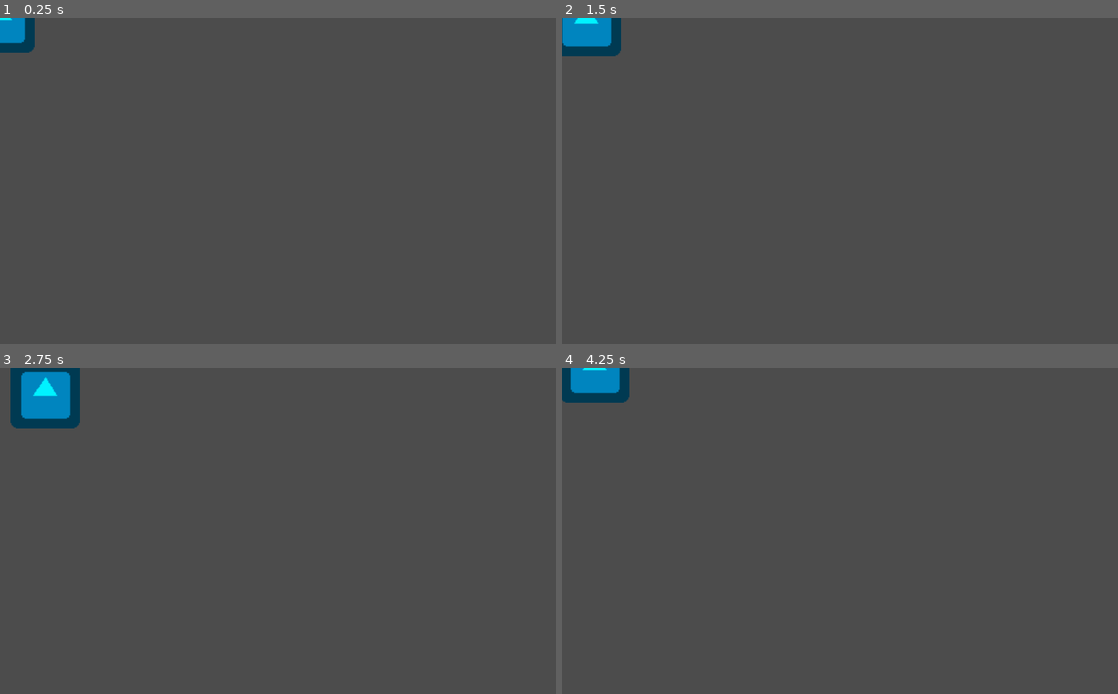
Above: before the commit, frames 1-4 (two rows, left to right).
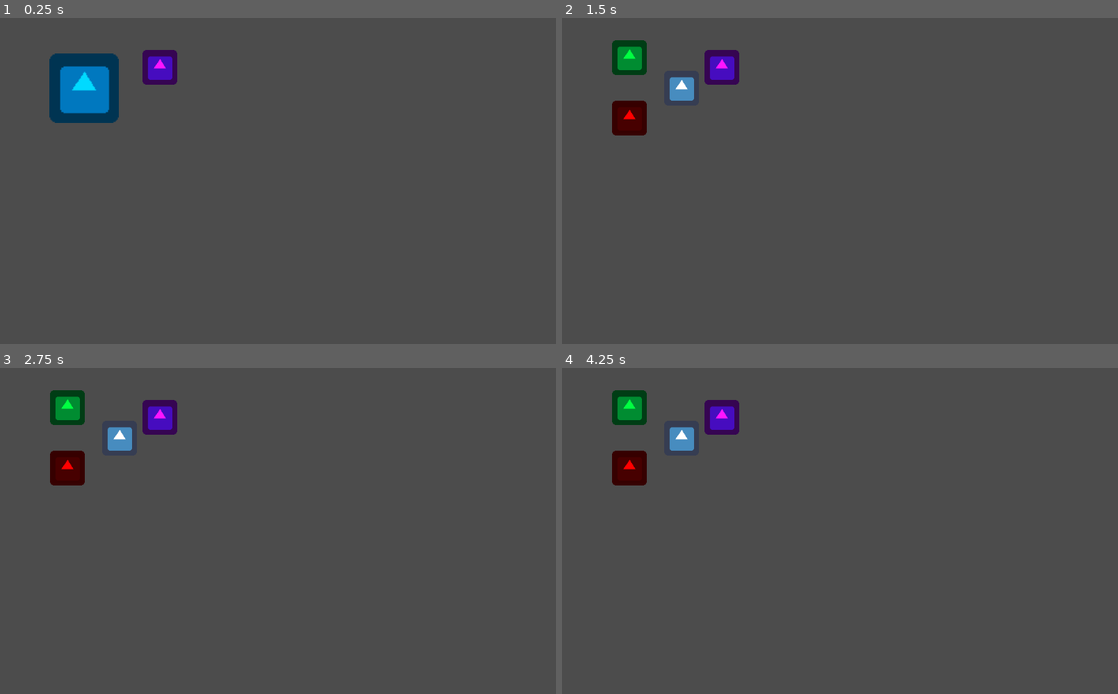
Above: after the commit, the same moments.

Repository: Phischermen/GMTK-JAM-2021
Game: Godot game, scene res://CerbusTest.tscn
The game is run twice, just before and just after one commit, with the same random seed, the same clock (stepped at 60 frames per second) and the same inputs. The engine's default icon, where the game draws it, is replaced by a stand-in: a white triangle on a blue panel in a dark square.
Inputs:
- Up to frame 1 (0.25 s): no input
- Up to frame 2 (1.5 s): tap Enter at 0.5 s; hold D (move_right) 0.53-1.28 s; hold Space (join_together_or_break_apart) 0.53-1.28 s; hold S (move_down) from 1.28 s (still down); tap Space (join_together_or_break_apart) at 1.35 s
- Up to frame 3 (2.75 s): release S (move_down) at 2.03 s; hold D (move_right) from 2.03 s (still down); hold Space (join_together_or_break_apart) from 2.03 s (still down)
- Up to frame 4 (4.25 s): release D (move_right) at 2.78 s; release Space (join_together_or_break_apart) at 2.78 s; hold W (move_up) 2.78-3.53 s; tap Space (join_together_or_break_apart) at 2.85 s; hold A (move_left) from 3.53 s (still down); hold Space (join_together_or_break_apart) from 3.53 s (still down)

The runs differ from the first frame. In frame 1, 4.0% of the frame differs, in the area x 0-32%, y 0-33%; in frame 2, 3.5%; in frame 3, 4.0%, in the area x 1-32%, y 0-37%; in frame 4, 3.5%.

Commit message:
Cerberus can now split and join.

Diff:
--- a/SYNTHA-6/Actors/Cerberus.tscn
+++ /dev/null
@@ -1,18 +0,0 @@
-[gd_scene load_steps=4 format=2]
-
-[ext_resource path="res://icon.png" type="Texture" id=1]
-[ext_resource path="res://controllable_actor.gd" type="Script" id=2]
-
-[sub_resource type="CircleShape2D" id=1]
-radius = 64.0346
-
-[node name="Cerberus" type="KinematicBody2D"]
-script = ExtResource( 2 )
-
-[node name="Sprite" type="Sprite" parent="."]
-modulate = Color( 0, 0.94902, 1, 1 )
-scale = Vector2( 2, 2 )
-texture = ExtResource( 1 )
-
-[node name="CollisionShape2D" type="CollisionShape2D" parent="."]
-shape = SubResource( 1 )
--- /dev/null
+++ b/SYNTHA-6/Actors/CerberusManager.tscn
@@ -0,0 +1,35 @@
+[gd_scene load_steps=3 format=2]
+
+[ext_resource path="res://Actors/cerberus_manager.gd" type="Script" id=3]
+[ext_resource path="res://Actors/SoloCerberus.tscn" type="PackedScene" id=4]
+
+[node name="CerberusManager" type="Node2D"]
+script = ExtResource( 3 )
+cerberus_join_distance = 70
+dog_distance_from_split_origin = 64
+
+[node name="Jack" parent="." instance=ExtResource( 4 )]
+position = Vector2( -37.0659, -22.5925 )
+action_to_enable_control = "jack_enable"
+max_speed = 640.0
+acceleration = 10.0
+
+[node name="Kahuna" parent="." instance=ExtResource( 4 )]
+modulate = Color( 1, 0, 0, 1 )
+position = Vector2( -4.60295, 31.77 )
+action_to_enable_control = "kahuna_enable"
+max_speed = 640.0
+acceleration = 10.0
+
+[node name="Laguna" parent="." instance=ExtResource( 4 )]
+modulate = Color( 0, 1, 0.254902, 1 )
+position = Vector2( 32.466, -22.2196 )
+action_to_enable_control = "laguna_enable"
+max_speed = 640.0
+acceleration = 10.0
+
+[node name="Cerberus" parent="." instance=ExtResource( 4 )]
+modulate = Color( 0, 0.854902, 1, 1 )
+scale = Vector2( 2, 2 )
+needs_action_to_enable_control = false
+max_speed = 640.0
--- a/SYNTHA-6/Actors/SoloCerberus.tscn
+++ b/SYNTHA-6/Actors/SoloCerberus.tscn
@@ -1,13 +1,16 @@
 [gd_scene load_steps=4 format=2]
 
 [ext_resource path="res://icon.png" type="Texture" id=1]
-[ext_resource path="res://controllable_actor.gd" type="Script" id=2]
+[ext_resource path="res://Actors/controllable_actor.gd" type="Script" id=2]
 
 [sub_resource type="CircleShape2D" id=1]
 radius = 30.9951
 
 [node name="Jack" type="KinematicBody2D"]
+collision_layer = 2
+collision_mask = 5
 script = ExtResource( 2 )
+max_converge_speed = 680.0
 
 [node name="Sprite" type="Sprite" parent="."]
 texture = ExtResource( 1 )
--- /dev/null
+++ b/SYNTHA-6/Actors/cerberus_manager.gd
@@ -0,0 +1,76 @@
+extends Node2D
+
+onready var jack = $Jack
+onready var kahuna = $Kahuna
+onready var laguna = $Laguna
+onready var solo_cerberus = [jack, kahuna, laguna]
+
+onready var cerberus = $Cerberus
+
+var cerberus_joined = true
+var cerberus_has_joined_and_player_has_not_released_join_button = false
+
+export var cerberus_join_distance = 40
+export var dog_distance_from_split_origin = 50
+# Declare member variables here. Examples:
+# var a = 2
+# var b = "text"
+
+
+# Called when the node enters the scene tree for the first time.
+func _ready():
+	# Initialize joined
+	for c in solo_cerberus:
+		remove_child(c)
+	pass # Replace with function body.
+
+
+func _process(delta):
+	# Determine average_position
+	var target_conjoin_point = Vector2.ZERO
+	var one_cerbus_is_not_close_enough = false
+	if cerberus_joined == false:
+		target_conjoin_point = kahuna.global_position
+		for c in solo_cerberus:
+			if c.global_position.distance_to(target_conjoin_point) > cerberus_join_distance:
+				one_cerbus_is_not_close_enough = true
+				print(c.global_position.distance_to(target_conjoin_point))
+	if Input.is_action_pressed("join_together_or_break_apart") && cerberus_has_joined_and_player_has_not_released_join_button == false:
+		if cerberus_joined == false:
+			# Make cerberus converge at the average position between the dogs
+			for c in solo_cerberus:
+				if c.global_position.distance_to(target_conjoin_point) < 5.0:
+					continue
+				var target_velocity = c.max_converge_speed * (target_conjoin_point - c.global_position).normalized()
+				c.attraction_velocity = c.attraction_velocity.linear_interpolate(target_velocity, c.acceleration * delta)
+			if one_cerbus_is_not_close_enough == false:
+				join_cerberus(target_conjoin_point)
+		else:
+			split_cerberus(cerberus.position)
+	else:
+		for c in solo_cerberus:
+			c.attraction_velocity = c.attraction_velocity.linear_interpolate(Vector2.ZERO, c.acceleration * delta)
+	if Input.is_action_just_released("join_together_or_break_apart"):
+		cerberus_has_joined_and_player_has_not_released_join_button = false
+
+
+func join_cerberus(position):
+	for c in solo_cerberus:
+		remove_child(c)
+	add_child(cerberus)
+	cerberus.global_position = position
+	cerberus_joined = true
+	cerberus_has_joined_and_player_has_not_released_join_button = true
+
+
+func split_cerberus(position):
+	var angle = 0
+	for c in solo_cerberus:
+		add_child(c)
+		#set dog position
+		c.position = position + Vector2(dog_distance_from_split_origin * cos(angle), dog_distance_from_split_origin * sin(angle))
+		# add by 2pi/3
+		angle += 2.0944
+	remove_child(cerberus)
+	cerberus_joined = false
+	cerberus_has_joined_and_player_has_not_released_join_button = true
--- a/SYNTHA-6/controllable_actor.gd
+++ b/SYNTHA-6/Actors/controllable_actor.gd
@@ -24,7 +24,7 @@
 func _physics_process(delta):
 	var hinput =  Input.get_action_strength("move_right") - Input.get_action_strength("move_left")
 	var vinput = Input.get_action_strength("move_down") - Input.get_action_strength("move_up")
-	if Input.is_action_pressed(action_to_enable_control) || needs_action_to_enable_control == false:
+	if needs_action_to_enable_control == false || Input.is_action_pressed(action_to_enable_control):
 		# Control is enabled
 		hinput =  Input.get_action_strength("move_right") - Input.get_action_strength("move_left")
 		vinput = Input.get_action_strength("move_down") - Input.get_action_strength("move_up")
--- a/SYNTHA-6/CerbusTest.tscn
+++ b/SYNTHA-6/CerbusTest.tscn
@@ -1,31 +1,12 @@
-[gd_scene load_steps=4 format=2]
+[gd_scene load_steps=3 format=2]
 
-[ext_resource path="res://Actors/SoloCerberus.tscn" type="PackedScene" id=1]
-[ext_resource path="res://Actors/Cerberus.tscn" type="PackedScene" id=2]
-[ext_resource path="res://cerberus_controller.gd" type="Script" id=3]
+[ext_resource path="res://pushable_block.tscn" type="PackedScene" id=1]
+[ext_resource path="res://Actors/CerberusManager.tscn" type="PackedScene" id=2]
 
 [node name="Node2D" type="Node2D"]
-script = ExtResource( 3 )
 
-[node name="Jack" parent="." instance=ExtResource( 1 )]
-position = Vector2( 149.586, 52.6758 )
-action_to_enable_control = "jack_enable"
-max_speed = 640.0
-acceleration = 10.0
+[node name="CerberusManager" parent="." instance=ExtResource( 2 )]
+position = Vector2( 155.493, 128.846 )
 
-[node name="Kahuna" parent="." instance=ExtResource( 1 )]
-modulate = Color( 1, 0, 0, 1 )
-position = Vector2( 203.464, 111.685 )
-action_to_enable_control = "kahuna_enable"
-max_speed = 640.0
-acceleration = 10.0
-
-[node name="Laguna" parent="." instance=ExtResource( 1 )]
-modulate = Color( 0, 1, 0.254902, 1 )
-position = Vector2( 267.605, 66.7868 )
-action_to_enable_control = "laguna_enable"
-max_speed = 640.0
-acceleration = 10.0
-
-[node name="Cerberus" parent="." instance=ExtResource( 2 )]
-needs_action_to_enable_control = false
+[node name="RigidBody2D" parent="." instance=ExtResource( 1 )]
+position = Vector2( 294.462, 90.3544 )
--- a/SYNTHA-6/cerberus_controller.gd
+++ /dev/null
@@ -1,55 +0,0 @@
-extends Node2D
-
-onready var jack = $Jack
-onready var kahuna = $Kahuna
-onready var laguna = $Laguna
-onready var solo_cerberus = [jack, kahuna, laguna]
-
-onready var cerberus = $Cerberus
-
-var cerberus_joined = true
-
-export var cerberus_join_distance = 40
-# Declare member variables here. Examples:
-# var a = 2
-# var b = "text"
-
-
-# Called when the node enters the scene tree for the first time.
-func _ready():
-	# Initialize joined
-	for c in solo_cerberus:
-		remove_child(c)
-	pass # Replace with function body.
-
-
-func _process(delta):
-	if Input.is_action_pressed("join_together_or_break_apart"):
-		if cerberus_joined == false:
-			# Make cerberus converge at the average position between the dogs
-			var average_position = Vector2.ZERO
-			for c in solo_cerberus:
-				average_position += c.global_position
-			average_position /= 3
-			var one_cerbus_is_not_close_enough = false
-			for c in solo_cerberus:
-				var target_velocity = c.max_converge_speed * (c.position - average_position).normalized()
-				c.attraction_velocity = c.attraction_velocity.linear_interpolate(target_velocity, c.acceleration * delta)
-				if c.global_position.distance_to(average_position) > cerberus_join_distance:
-					one_cerbus_is_not_close_enough = true
-			if one_cerbus_is_not_close_enough == false:
-				join_cerberus()
-
-	pass
-
-
-func join_cerberus():
-	for c in solo_cerberus:
-		remove_child(c)
-	add_child(cerberus)
-
-
-func split_cerberus():
-	for c in solo_cerberus:
-		add_child(c)
-	remove_child(cerberus)
